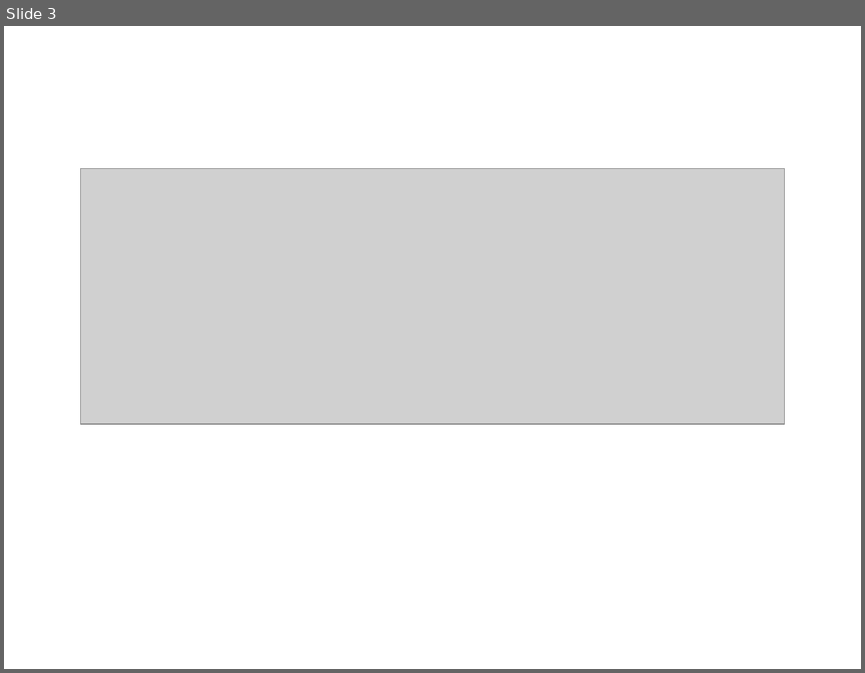
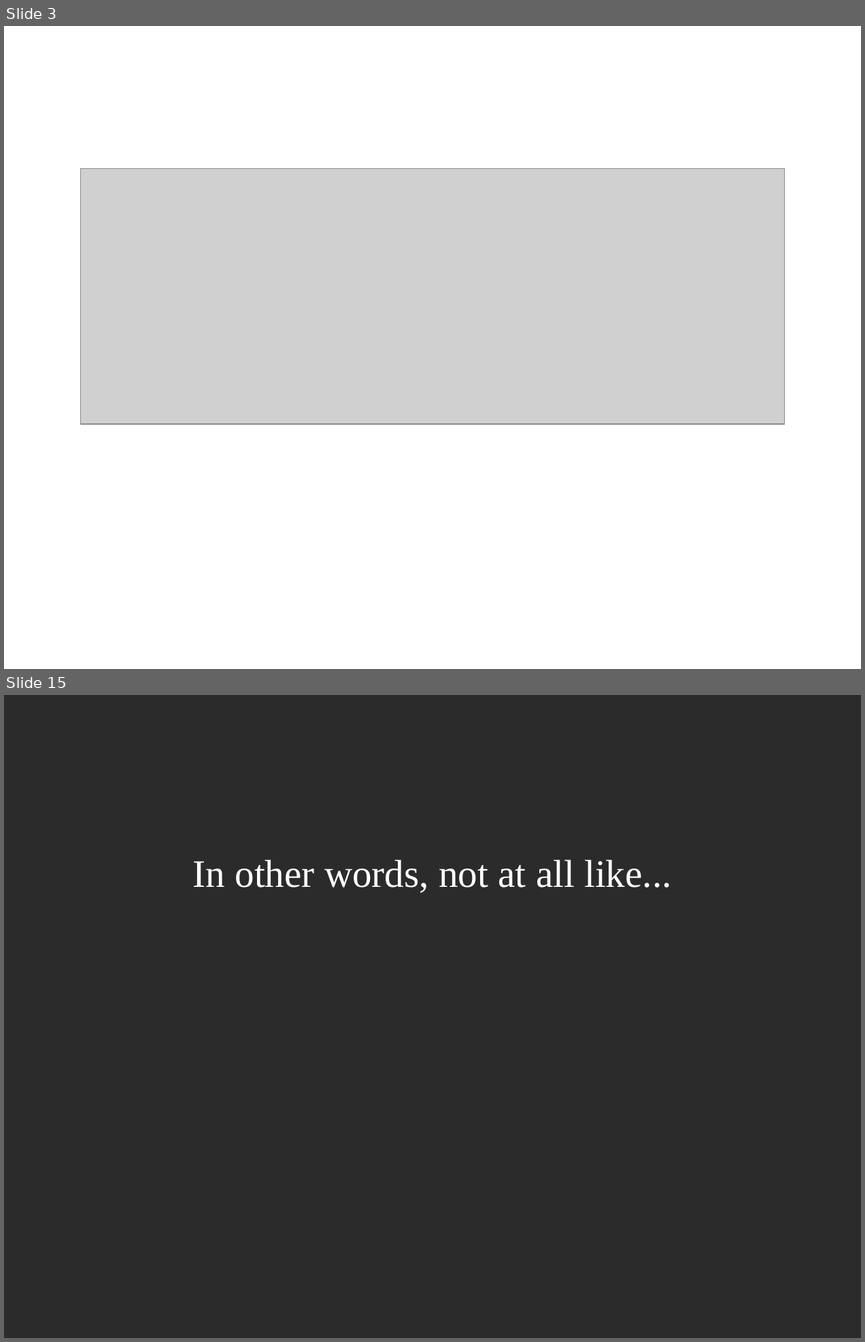
Before and after one commit to joshmgrant/blog-entries, a slide deck: smartbear/presentation.odp. Shown one above the other, each under a label of ours: slide 3 before the commit, slides 3 and 15 after it; the slides between them are not shown. The pictures are 865x673 and 865x1342 pixels, drawn with LibreOffice and Linux fonts; fonts in the diff are those of the drawing; grey boxes stand for pictures; background and template pictures are left out; a plain dark background stands for a picture behind light text. Boxes give left, top, right and bottom in pixels: in the first picture for what was removed or moved away, otherwise in the second. Text is boxed around its words. In the diff, an @@ line names an element or a change of style, - is before the commit and + after.

```diff
--- a/smartbear/presentation.odp
+++ b/smartbear/presentation.odp
@@ slide 15 added at [4,695,861,1338], background picture (left out) @@
@@ subtitle added at [193,860,671,893], 36 pt, text #FFFFFF @@
+In other words, not at all like...
```
Also in this commit, not shown: 1 slide changed, 18 other slides added, 4 other files.
